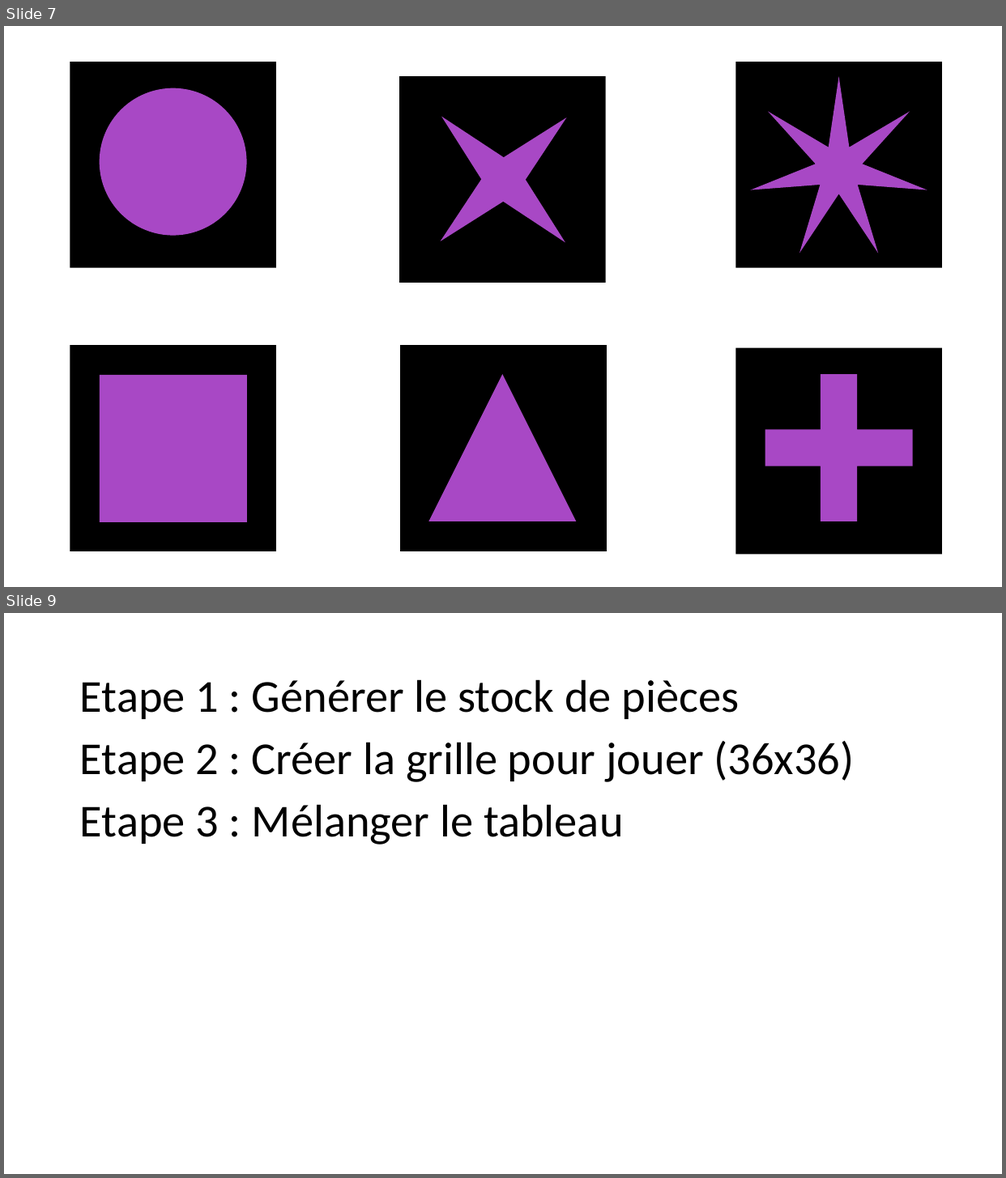
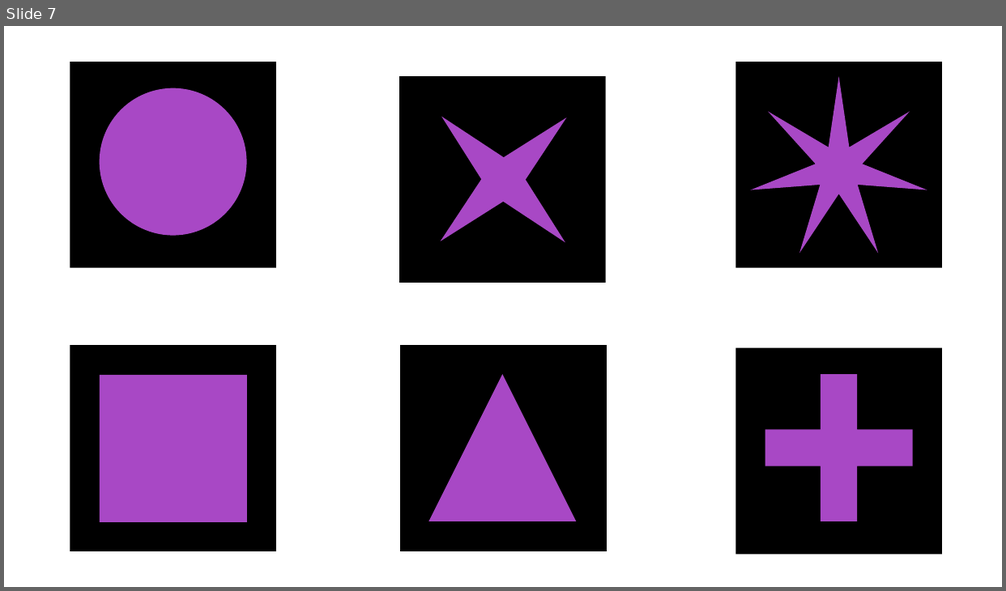
Before and after one commit to MMargueritat/Qwirkle, a slide deck: Présentation1.pptx. Shown one above the other, each under a label of ours: slides 7 and 9 before the commit, slide 7 after it; the slides between them are not shown. The pictures are 1006x1178 and 1006x591 pixels, drawn with LibreOffice and Linux fonts; fonts in the diff are those of the drawing. Boxes give left, top, right and bottom in pixels: in the first picture for what was removed or moved away, otherwise in the second. Text is boxed around its words. In the diff, an @@ line names an element or a change of style, - is before the commit and + after.

```diff
--- a/Présentation1.pptx
+++ b/Présentation1.pptx
@@ slide 9 removed at (4,613,1002,1174), background #FFFFFF @@
@@ title removed at (80,679,739,719) @@
-Etape 1 : Générer le stock de pièces
@@ text removed at (80,741,854,782) @@
-Etape 2 : Créer la grille pour jouer (36x36)
@@ text removed at (80,804,624,845) @@
-Etape 3 : Mélanger le tableau
```
Also in this commit, not shown: 1 slide added, 1 other slide removed, 7 other files.
